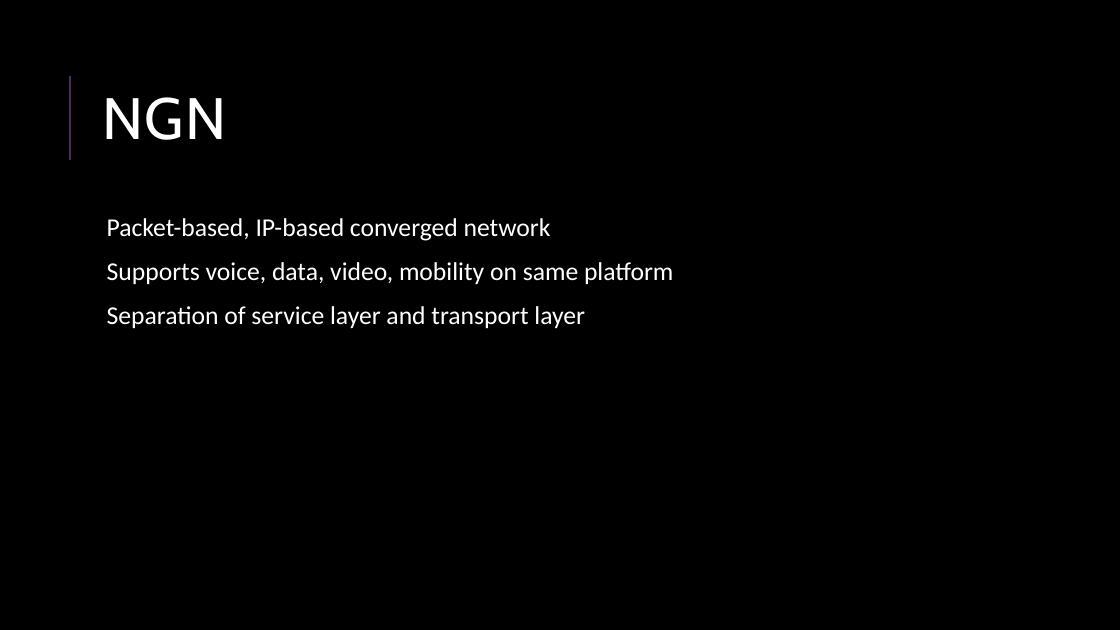
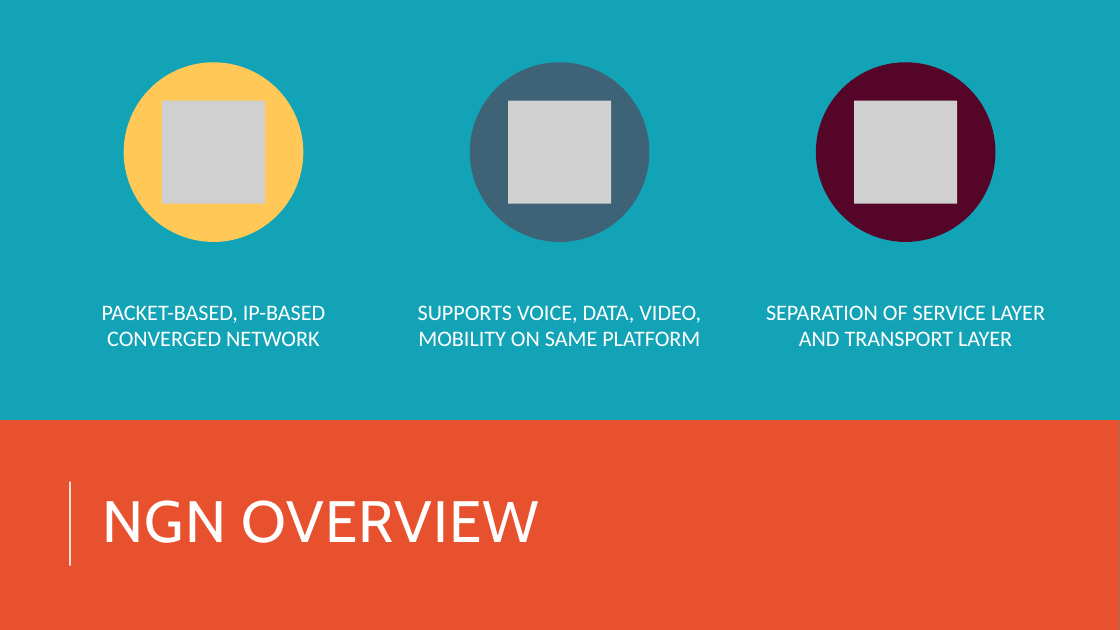
Before and after one commit to AyuTUL/IV, a slide deck: slide 16 of CN/Multimedia&FutureNetworking.pptx (slide 15 before the commit). Drawn at 1120x630 pixels with LibreOffice and Linux fonts; fonts in the diff are those of the drawing; grey boxes stand for pictures. Boxes give left, top, right and bottom in pixels: in the first picture for what was removed or moved away, otherwise in the second. Text is boxed around its words. In the diff, an @@ line names an element or a change of style, - is before the commit and + after.

```diff
--- a/CN/Multimedia&FutureNetworking.pptx
+++ b/CN/Multimedia&FutureNetworking.pptx
@@ background #000000 to #13A3B7 @@
@@ line removed from (70, 160) to (70, 76) @@
@@ text removed at (107,218,673,328) @@
-  Packet-based, IP-based converged network
-  Supports voice, data, video, mobility on same platform
-  Separation of service layer and transport layer
@@ group added at (102,62,1045,346): 3 ellipses, 3 pictures, 3 texts @@
+PACKET-BASED, IP-BASED CONVERGED NETWORK
+SUPPORTS VOICE, DATA, VIDEO, MOBILITY ON SAME PLATFORM
+SEPARATION OF SERVICE LAYER AND TRANSPORT LAYER
@@ rectangle added at (0,420,1120,630), fill #E7512E @@
@@ line added from (70, 565) to (70, 481), #FFFFFF 1.5 pt @@
@@ title at (102,500,539,543): text changed @@
-NGN
+NGN OVERVIEW
```
Also in this commit, not shown: 19 other slides changed, 3 slides added.
